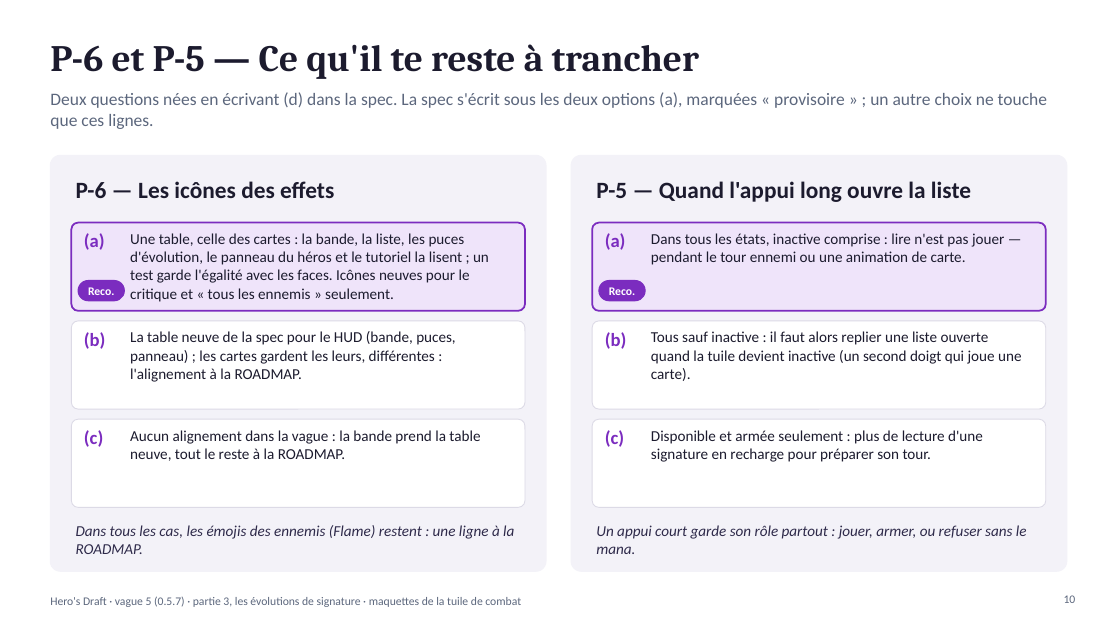
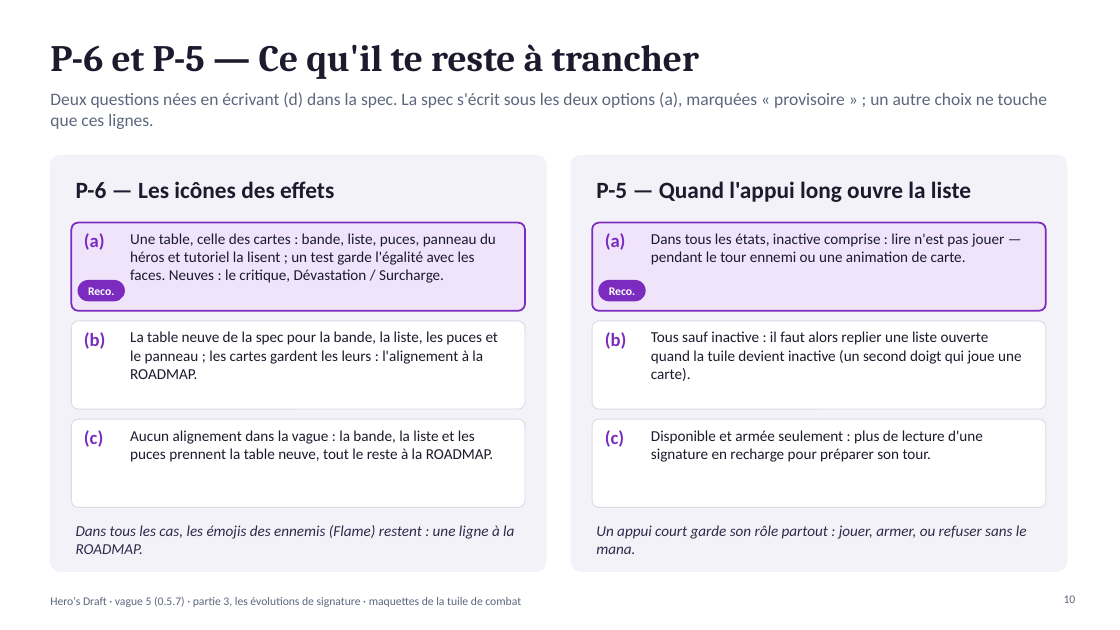
Before and after one commit to Hex-Umbra/hero-s-draft, a slide deck: slide 10 of docs/presentations/2026-11-03_vague_5_pn12_pn13_maquettes.pptx. Drawn at 1120x630 pixels with LibreOffice and Linux fonts; fonts in the diff are those of the drawing. Boxes give left, top, right and bottom in pixels: in the first picture for what was removed or moved away, otherwise in the second. Text is boxed around its words. In the diff, an @@ line names an element or a change of style, - is before the commit and + after.

```diff
--- a/docs/presentations/2026-11-03_vague_5_pn12_pn13_maquettes.pptx
+++ b/docs/presentations/2026-11-03_vague_5_pn12_pn13_maquettes.pptx
@@ text at (130, 233, 496, 283): text changed @@
-Une table, celle des cartes : la bande, la liste, les puces d'évolution, le panneau du héros et le tutoriel la lisent ; un test garde l'égalité avec les faces. Icônes neuves pour le critique et « tous les ennemis » seulement.
+Une table, celle des cartes : bande, liste, puces, panneau du héros et tutoriel la lisent ; un test garde l'égalité avec les faces. Neuves : le critique, Dévastation / Surcharge.
@@ text at (130, 331, 499, 379): text changed @@
-La table neuve de la spec pour le HUD (bande, puces, panneau) ; les cartes gardent les leurs, différentes : l'alignement à la ROADMAP.
+La table neuve de la spec pour la bande, la liste, les puces et le panneau ; les cartes gardent les leurs : l'alignement à la ROADMAP.
@@ text at (130, 430, 493, 462): text changed @@
-Aucun alignement dans la vague : la bande prend la table neuve, tout le reste à la ROADMAP.
+Aucun alignement dans la vague : la bande, la liste et les puces prennent la table neuve, tout le reste à la ROADMAP.
```
Also in this commit, not shown: 1 other slide changed.
